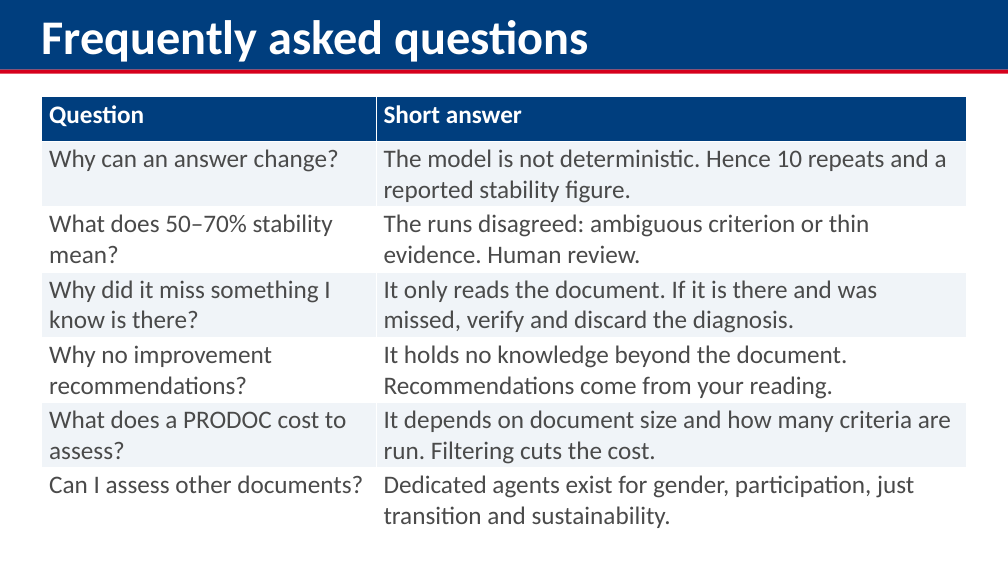
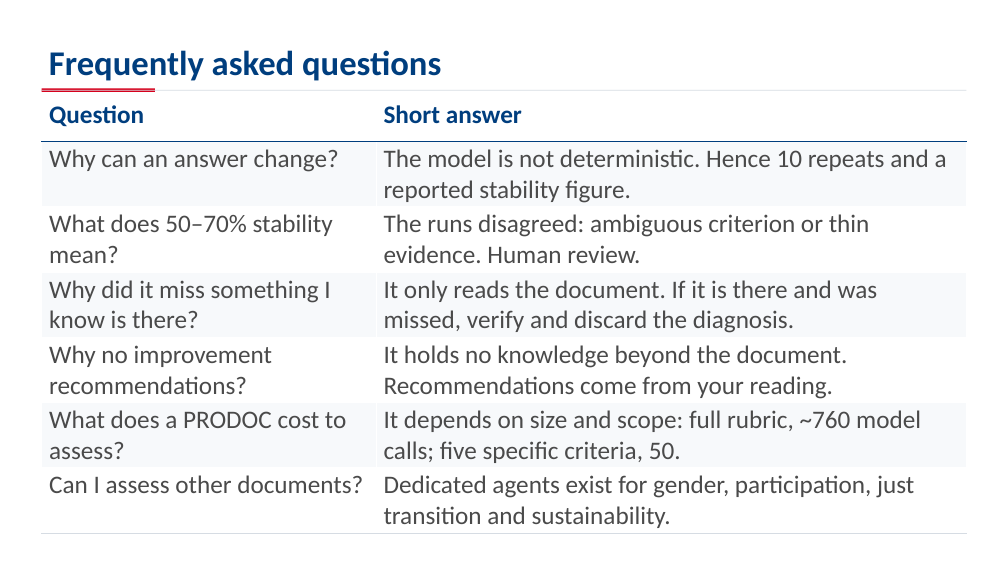
Before and after one commit to aevpsnow6-oss/deploy, a slide deck: slide 32 of presentation/capacitacion_appraisal/ILO_Appraisal_GPT_Training_Ahmed_EN.pptx (slide 27 before the commit). Drawn at 1008x567 pixels with LibreOffice and Linux fonts; fonts in the diff are those of the drawing. Boxes give left, top, right and bottom in pixels: in the first picture for what was removed or moved away, otherwise in the second. Text is boxed around its words. In the diff, an @@ line names an element or a change of style, - is before the commit and + after.

```diff
--- a/presentation/capacitacion_appraisal/ILO_Appraisal_GPT_Training_Ahmed_EN.pptx
+++ b/presentation/capacitacion_appraisal/ILO_Appraisal_GPT_Training_Ahmed_EN.pptx
@@ rectangle removed at <box>0,0,1008,70</box> @@
@@ text "Frequently asked questions": place and size @@
-text "Frequently asked questions" at <box>41,20,588,62</box>
+text "Frequently asked questions" at <box>49,50,441,81</box>
@@ text "Frequently asked questions" at <box>49,50,441,81</box>: size 46 to 33 pt, text colour #FFFFFF to #003E7E @@
@@ rectangle added at <box>42,88,155,91</box>, fill #D6001C @@
@@ table at <box>42,97,966,533</box> @@
-row 6, column 2: It depends on document size and how many criteria are run. Filtering cuts the cost.
+row 6, column 2: It depends on size and scope: full rubric, ~760 model calls; five specific criteria, 50.
@@ fill #003E7E to #FFFFFF in row 1 @@
@@ fill #F0F4F8 to #F7F9FB in 6 cells @@
@@ text colour #FFFFFF to #003E7E in "Question", "Short answer" @@
@@ borders changed @@
@@ rectangle: place and size @@
-rectangle at <box>0,70,1008,74</box>
+rectangle at <box>42,90,966,91</box>
@@ rectangle at <box>42,90,966,91</box>: fill #D6001C to #D6DCE3 @@
```
Also in this commit, not shown: 26 other slides changed, 6 slides added, 5 other files.
